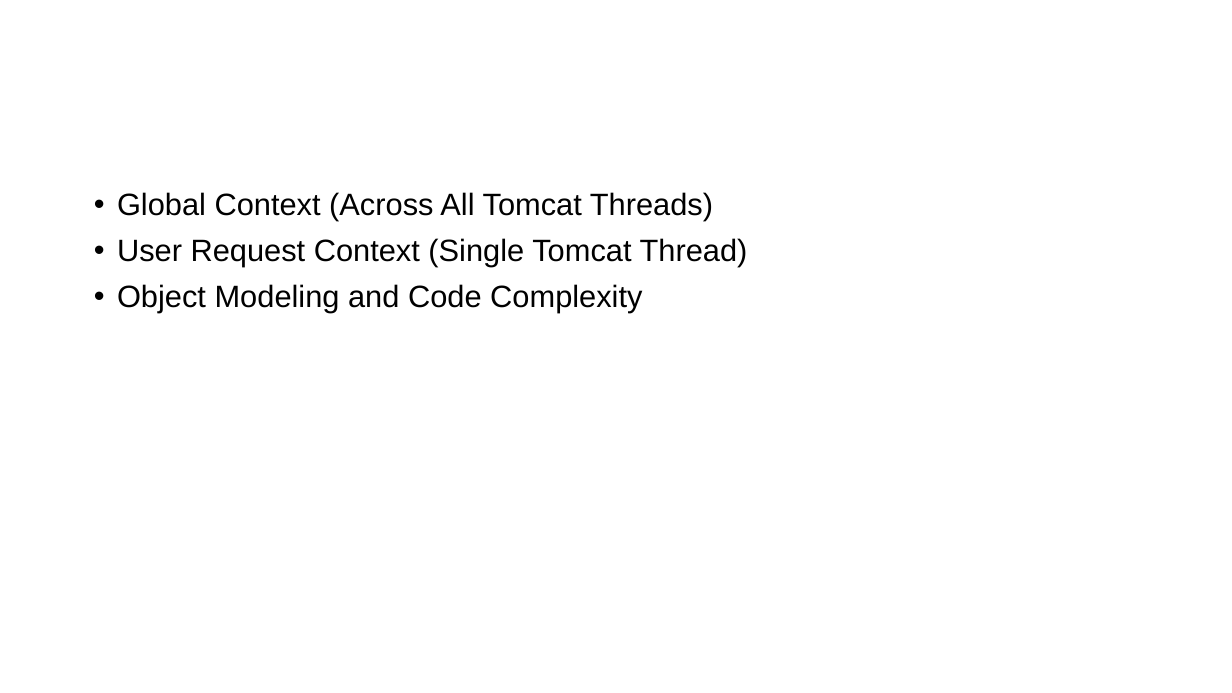
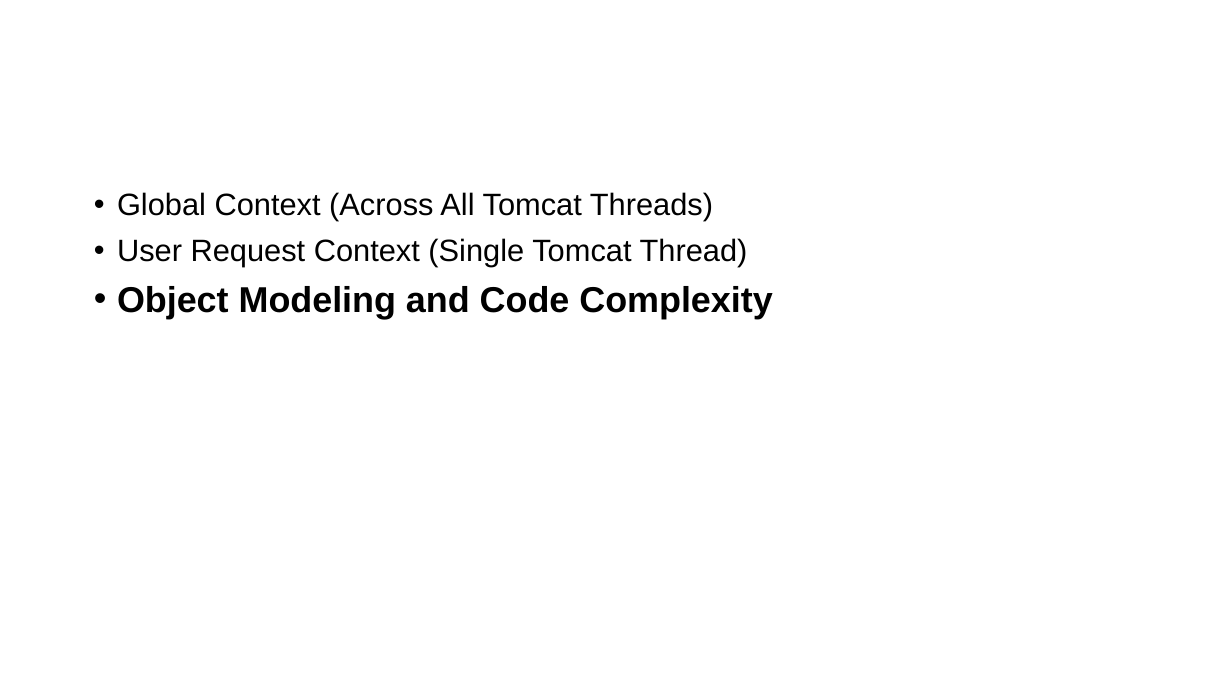
Before and after one commit to zy475459736/progress, a slide deck: slide 28 of springboot/hystrix/hystrix.pptx (slide 17 before the commit). Drawn at 1232x693 pixels with LibreOffice and Linux fonts; fonts in the diff are those of the drawing. Boxes give left, top, right and bottom in pixels: in the first picture for what was removed or moved away, otherwise in the second. Text is boxed around its words. In the diff, an @@ line names an element or a change of style, - is before the commit and + after.

```diff
--- a/springboot/hystrix/hystrix.pptx
+++ b/springboot/hystrix/hystrix.pptx
@@ text at bbox=[117, 286, 772, 319]: size 24 to 28 pt, bold on in "Object Modeling and Code Complexity" @@
```
Also in this commit, not shown: 10 other slides changed, 15 slides added, 1 slide removed.
